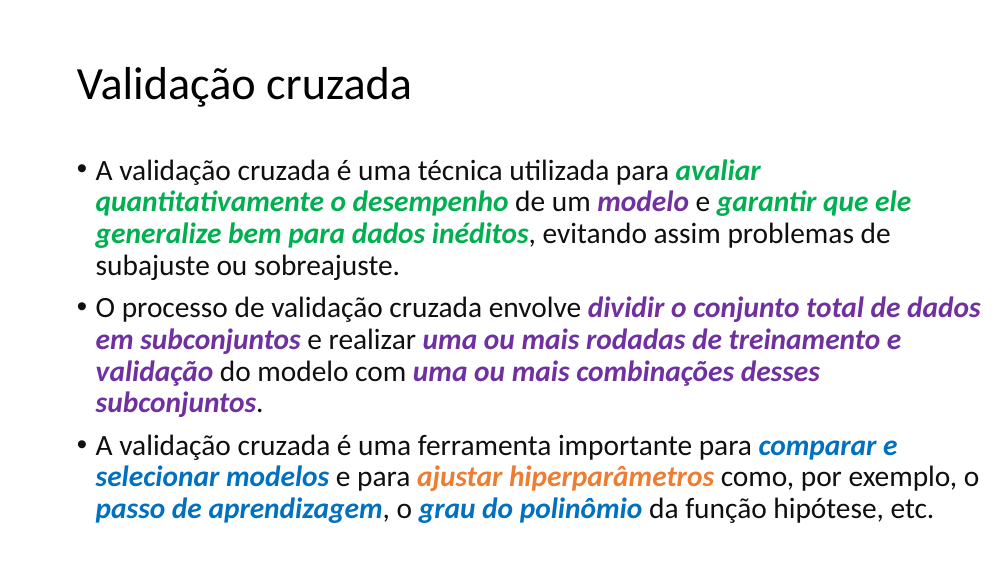
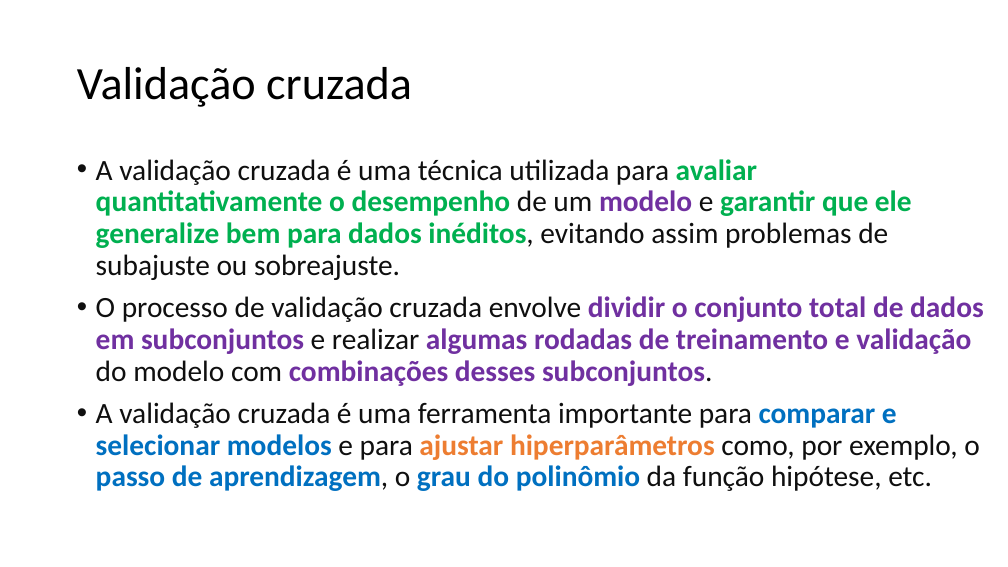
Before and after one commit to zz4fap/c24_inteligencia_artificial, a slide deck: slide 57 of slides/C24_Regressão.pptx. Drawn at 1008x567 pixels with LibreOffice and Linux fonts; fonts in the diff are those of the drawing. Boxes give left, top, right and bottom in pixels: in the first picture for what was removed or moved away, otherwise in the second. Text is boxed around its words. In the diff, an @@ line names an element or a change of style, - is before the commit and + after.

Commit message:
update of slides

```diff
--- a/slides/C24_Regressão.pptx
+++ b/slides/C24_Regressão.pptx
@@ text at [96,159,979,491]: italic off in "avaliar quantitativamente o desempenho modelo garantir que ...", "comparar e selecionar modelos ajustar hiperparâmetros passo ..." @@
@@ text at [96,296,984,386]: text changed; italic off @@
-• O processo de validação cruzada envolve dividir o conjunto total de dados em subconjuntos e realizar uma ou mais rodadas de treinamento e validação do modelo com uma ou mais combinações desses subconjuntos.
+• O processo de validação cruzada envolve dividir o conjunto total de dados em subconjuntos e realizar algumas rodadas de treinamento e validação do modelo com combinações desses subconjuntos.
```
Also in this commit, not shown: 6 other slides changed, 3 slides added, 5 slides removed, 2 other files.
